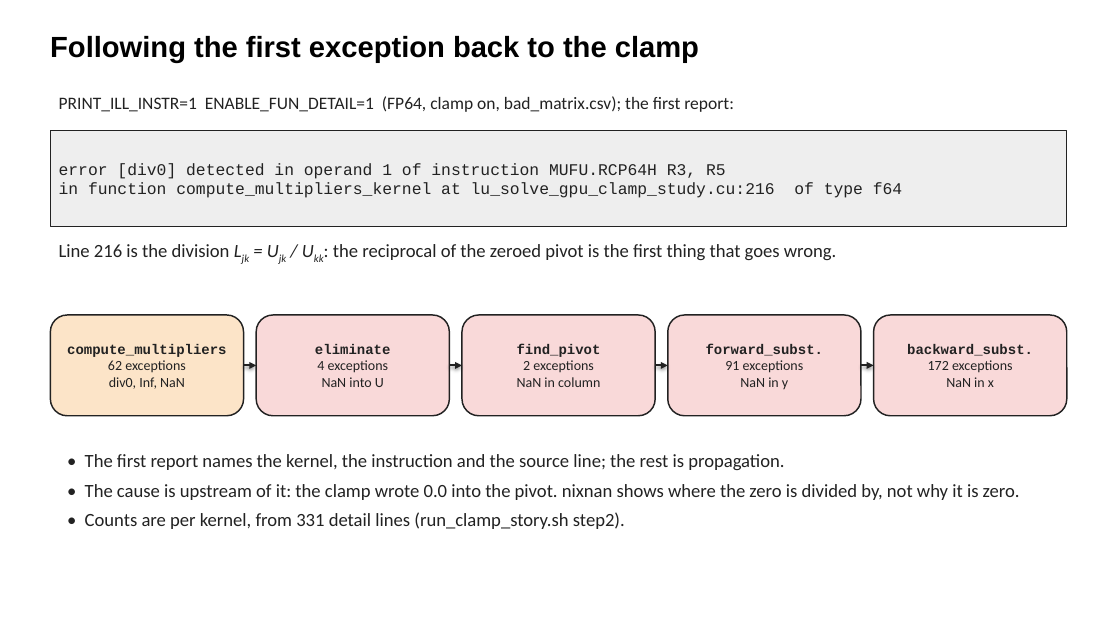
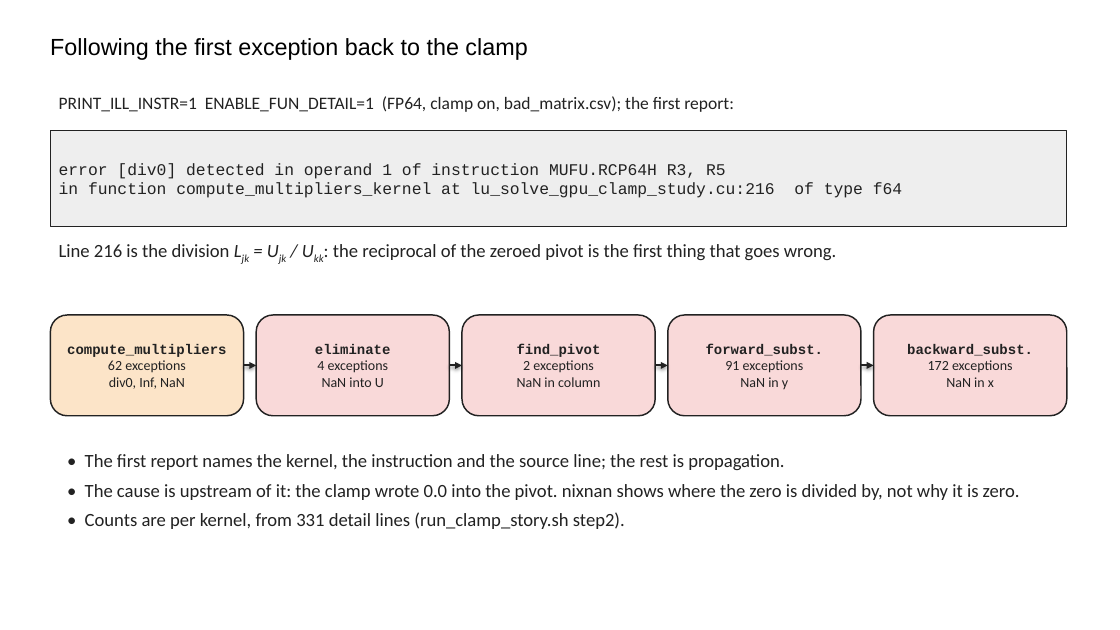
Before and after one commit to parfloat/SC26-Tutorial, a slide deck: slide 8 of lu_solve_gpu/LU_Slides.pptx. Drawn at 1120x630 pixels with LibreOffice and Linux fonts; fonts in the diff are those of the drawing. Boxes give left, top, right and bottom in pixels: in the first picture for what was removed or moved away, otherwise in the second. Text is boxed around its words. In the diff, an @@ line names an element or a change of style, - is before the commit and + after.

```diff
--- a/lu_solve_gpu/LU_Slides.pptx
+++ b/lu_solve_gpu/LU_Slides.pptx
@@ text "Following the first exception back ..." at (50, 38, 527, 60): size 25 to 20 pt, bold off @@
```
Also in this commit, not shown: 16 other slides changed, 3 other files.
